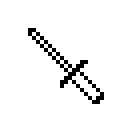
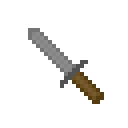
Before/after of a 128x128 layered artwork. What changed in the layer stack:
added layer "Dagger Colour" above "Dagger" over (x1=28, y1=28, x2=104, y2=104)
